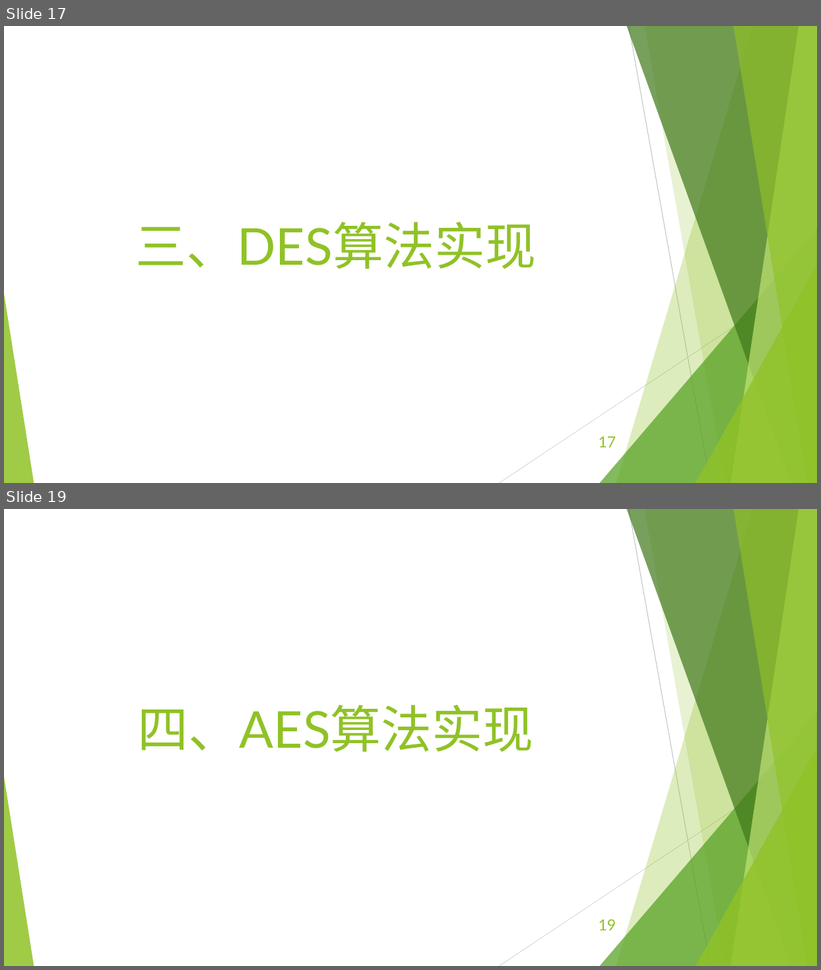
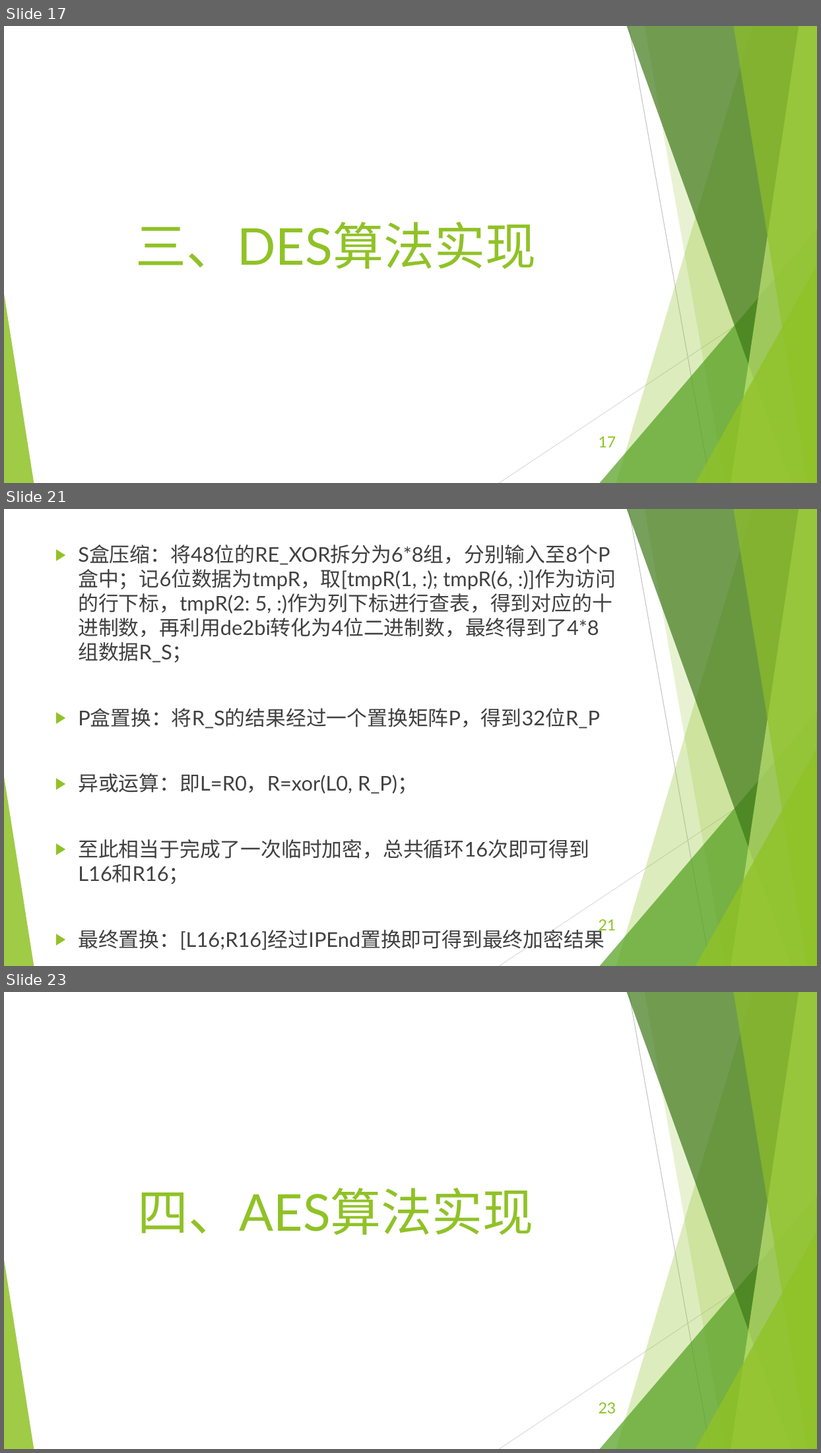
Before and after one commit to EECodingPresentation/project2, a slide deck: 展示报告.pptx. Shown one above the other, each under a label of ours: slides 17 and 19 before the commit, slides 17, 21 and 23 after it; the slides between them are not shown. The pictures are 821x970 and 821x1453 pixels, drawn with LibreOffice and Linux fonts; fonts in the diff are those of the drawing. Boxes give left, top, right and bottom in pixels: in the first picture for what was removed or moved away, otherwise in the second. Text is boxed around its words. In the diff, an @@ line names an element or a change of style, - is before the commit and + after.

```diff
--- a/展示报告.pptx
+++ b/展示报告.pptx
@@ slide 21 added at <box>4,509,817,966</box>, background #FFFFFF; not listed: 10 template elements that a slide beside it also shows @@
@@ text added at <box>78,545,616,951</box>, 24 pt, text #404040 @@
+▶ S盒压缩：将48位的RE_XOR拆分为6*8组，分别输入至8个P盒中；记6位数据为tmpR，取[tmpR(1, :); tmpR(6, :)]作为访问的行下标，tmpR(2: 5, :)作为列下标进行查表，得到对应的十进制数，再利用de2bi转化为4位二进制数，最终得到了4*8组数据R_S；
+▶ P盒置换：将R_S的结果经过一个置换矩阵P，得到32位R_P
+▶ 异或运算：即L=R0，R=xor(L0, R_P)；
+▶ 至此相当于完成了一次临时加密，总共循环16次即可得到L16和R16；
+▶ 最终置换：[L16;R16]经过IPEnd置换即可得到最终加密结果
@@ page number added at <box>599,920,616,935</box>, 18 pt, text #90C226 @@
+21
@@ what was slide 19 is now slide 23 @@
@@ page number at <box>599,1403,616,1414</box>: text changed @@
-19
+23
```
Also in this commit, not shown: 4 other slides added, 1 slide removed.
